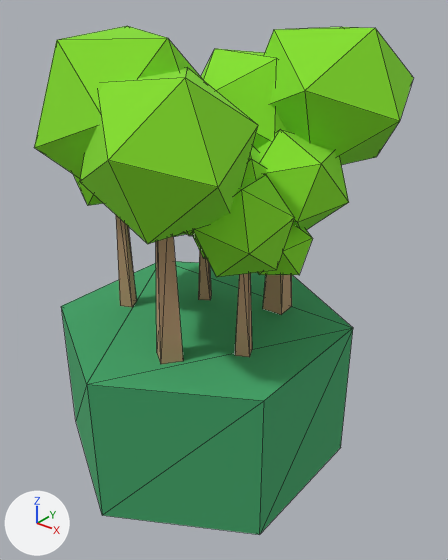
What one commit did to the glTF model public/assets/models/tiles/woods/Tile_Grass_Woods_02_Normal/Tile_Grass_Woods_02_Normal.gltf.
Rendered twice from a camera (50 mm lens) standing at (2.41, -2.78, 3.05) and looking at (0.15, 0.05, 1.3). Every picture has the same lights, and +X, +Y and +Z are marked at lower left. Mesh edges are drawn as thin lines. Where no turn or scale is listed for an object, it has been applied to the vertices.

Names of what the first picture shows: 'Tile_Grass_Woods_02_Normal', 'decorator_natural_forest_deciduous'.
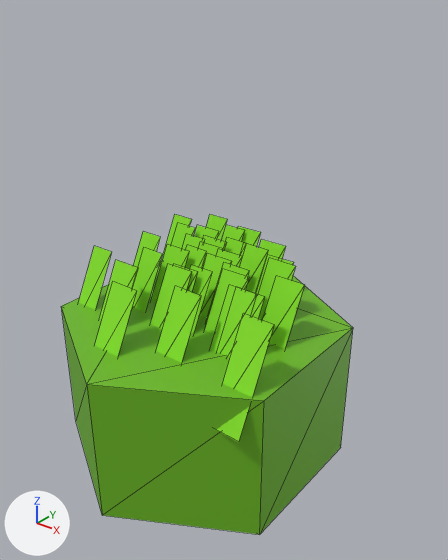
What differs and where, as boxes (x1, y1, x2, y2) in the pictures (448 x 560 px):
'decorator_natural_forest_deciduous', deleted (green): before (34, 26, 413, 364)
'Tile_Grass_Woods_02_Normal', recoloured: (61, 261, 353, 534) in both
'decorator_natural_grasslands', added (green): after (79, 214, 304, 442)

Patch to the scene script:
```diff
--- a/public/assets/models/tiles/woods/Tile_Grass_Woods_02_Normal/Tile_Grass_Woods_02_Normal.gltf.py
+++ b/public/assets/models/tiles/woods/Tile_Grass_Woods_02_Normal/Tile_Grass_Woods_02_Normal.gltf.py
@@ mat_material_002 @@
+mat_material_002 = bpy.data.materials.new('Material.002')
+# colours: light grey #d1d1d1
+# uses the picture img_palette1
@@ me_tile_grass_woods_02_normal @@
 me_tile_grass_woods_02_normal.from_pydata(...)  # 12 vertices, 20 faces; spans x -0.87..0.87, y -1.0..1.0, z -1.0..0.0
-me_tile_grass_woods_02_normal.materials.append(mat_palette3)  # picture img_palette3
+me_tile_grass_woods_02_normal.materials.append(mat_material_002)
@@ me_decorator_natural_grasslands @@
+me_decorator_natural_grasslands.from_pydata(...)  # 132 vertices, 66 faces; spans x -0.82..0.8, y -0.81..0.8, z -0.23..0.37
+me_decorator_natural_grasslands.materials.append(mat_palette1)  # picture img_palette1
@@ ob_decorator_natural_forest_deciduous @@
-ob_decorator_natural_forest_deciduous = bpy.data.objects.new('decorator_natural_forest_deciduous', me_decorator_natural_forest_deciduous)
-ob_decorator_natural_forest_deciduous.location = (0.0, 0.0, 1.0)
@@ ob_decorator_natural_grasslands @@
+ob_decorator_natural_grasslands = bpy.data.objects.new('decorator_natural_grasslands', me_decorator_natural_grasslands)
+ob_decorator_natural_grasslands.location = (0.0, 0.0, 1.0)
```
